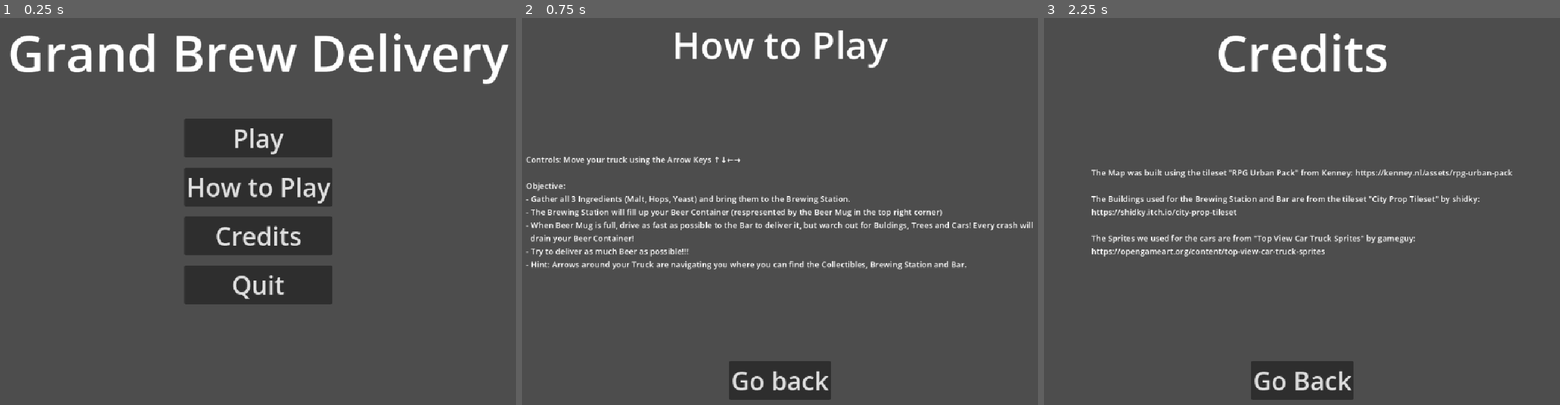
Above: before the commit, frames 1-3 (left to right).
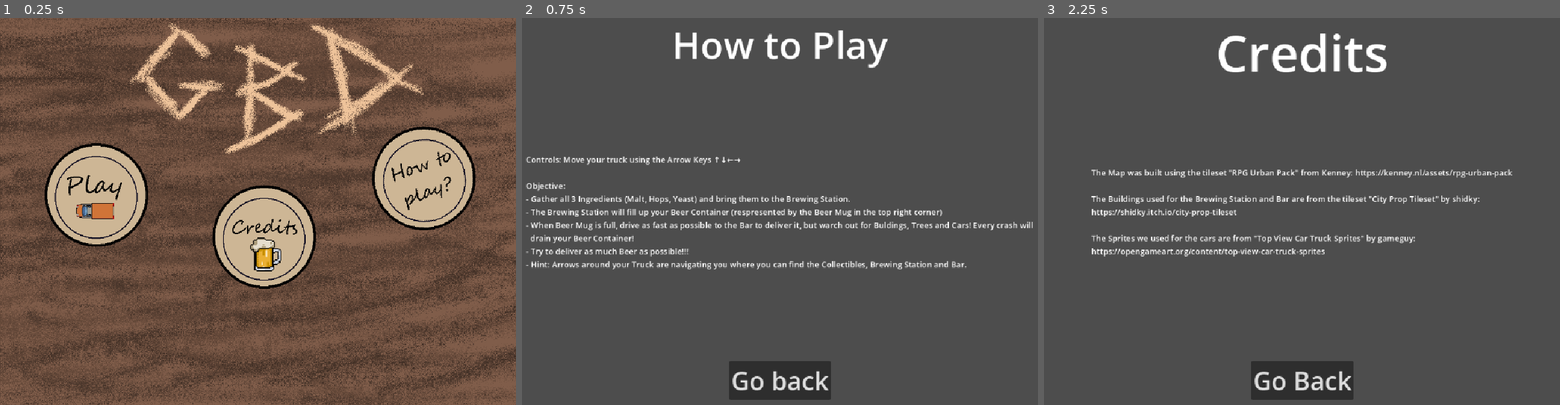
Above: after the commit, the same moments.

Repository: BastianTnd/grand-brew-delivery
Game: Godot game, scene res://Game/MainMenu/main_menu.tscn
Two runs of this game, one before a commit and one after it. Both use one fixed random seed, a clock stepped at 60 frames per second and the inputs below.
Inputs (mouse positions are in pixels of both pictures, inside the frame that each line leads up to; where the layout moved, square brackets give the same spot in the first picture):
- Up to frame 1 (0.25 s): no input
- Up to frame 2 (0.75 s): click (945, 176) [780, 188] at 0.5 s
- Up to frame 3 (2.25 s): click "Go back" at 1.25 s; click (1307, 238) [1302, 234] at 2 s

The runs differ from the first frame. In frame 1, 85% of the frame differs, in the area x 0-100%, y 0-100%; in frame 2, nothing differs; in frame 3, nothing differs.

Commit message:
ui/graphic(main_menu):
- added Titlescreen
- adapted buttons to the new screen

Diff:
--- a/godot_project/Game/MainMenu/main_menu.tscn
+++ b/godot_project/Game/MainMenu/main_menu.tscn
@@ -1,6 +1,67 @@
 [gd_scene format=3 uid="uid://dgt0l04fc5n87"]
 
 [ext_resource type="Script" uid="uid://cr718xhxvb18p" path="res://Game/MainMenu/main_menu.gd" id="1_38cx4"]
+[ext_resource type="Texture2D" uid="uid://g5lxe1nduba6" path="res://Game/Titlescreen.png" id="2_8c8b4"]
+
+[sub_resource type="StyleBoxFlat" id="StyleBoxFlat_s6luv"]
+draw_center = false
+corner_radius_top_left = 100
+corner_radius_top_right = 100
+corner_radius_bottom_right = 100
+corner_radius_bottom_left = 100
+
+[sub_resource type="StyleBoxFlat" id="StyleBoxFlat_p0buh"]
+bg_color = Color(0.09803922, 0.09803922, 0.09803922, 0.25490198)
+corner_radius_top_left = 100
+corner_radius_top_right = 100
+corner_radius_bottom_right = 100
+corner_radius_bottom_left = 100
+
+[sub_resource type="StyleBoxFlat" id="StyleBoxFlat_y18uc"]
+bg_color = Color(0.09803922, 0.09803922, 0.09803922, 0.25490198)
+corner_radius_top_left = 100
+corner_radius_top_right = 100
+corner_radius_bottom_right = 100
+corner_radius_bottom_left = 100
+
+[sub_resource type="StyleBoxFlat" id="StyleBoxFlat_052h3"]
+draw_center = false
+corner_radius_top_left = 100
+corner_radius_top_right = 100
+corner_radius_bottom_right = 100
+corner_radius_bottom_left = 100
+
+[sub_resource type="StyleBoxFlat" id="StyleBoxFlat_5g5lb"]
+bg_color = Color(0.09803922, 0.09803922, 0.09803922, 0.25490198)
+corner_radius_top_left = 100
+corner_radius_top_right = 100
+corner_radius_bottom_right = 100
+corner_radius_bottom_left = 100
+
+[sub_resource type="StyleBoxFlat" id="StyleBoxFlat_trxfs"]
+bg_color = Color(0.09803922, 0.09803922, 0.09803922, 0.25490198)
+corner_radius_top_left = 100
+corner_radius_top_right = 100
+corner_radius_bottom_right = 100
+corner_radius_bottom_left = 100
+
+[sub_resource type="StyleBoxFlat" id="StyleBoxFlat_57bh4"]
+draw_center = false
+corner_radius_top_left = 100
+corner_radius_top_right = 100
+corner_radius_bottom_right = 100
+corner_radius_bottom_left = 100
+
+[sub_resource type="StyleBoxFlat" id="StyleBoxFlat_2lp7i"]
+bg_color = Color(0.09803922, 0.09803922, 0.09803922, 0.25490198)
+draw_center = false
+
+[sub_resource type="StyleBoxFlat" id="StyleBoxFlat_8c8b4"]
+bg_color = Color(0.0965974, 0.0965974, 0.0965974, 0.25490198)
+corner_radius_top_left = 100
+corner_radius_top_right = 100
+corner_radius_bottom_right = 100
+corner_radius_bottom_left = 100
 
 [node name="MainMenu" type="Control" unique_id=622818383]
 layout_mode = 3
@@ -11,17 +72,11 @@
 grow_vertical = 2
 script = ExtResource("1_38cx4")
 
-[node name="MarginContainerTitle" type="MarginContainer" parent="." unique_id=2110013862]
-layout_mode = 1
-anchors_preset = 5
-anchor_left = 0.5
-anchor_right = 0.5
-grow_horizontal = 2
-
-[node name="Title" type="Label" parent="MarginContainerTitle" unique_id=1452438040]
-layout_mode = 2
-theme_override_font_sizes/font_size = 100
-text = "Grand Brew Delivery"
+[node name="TextureRect" type="TextureRect" parent="." unique_id=1085051402]
+layout_mode = 0
+offset_right = 40.0
+offset_bottom = 40.0
+texture = ExtResource("2_8c8b4")
 
 [node name="MarginContainerButtons" type="MarginContainer" parent="." unique_id=1739954162]
 layout_mode = 1
@@ -42,27 +97,36 @@
 size_flags_horizontal = 4
 theme_override_constants/separation = 20
 
-[node name="Play" type="Button" parent="MarginContainerButtons/VBoxContainer" unique_id=1367522581]
-layout_mode = 2
-theme_override_font_sizes/font_size = 50
-text = "Play"
+[node name="Play" type="Button" parent="." unique_id=1367522581]
+layout_mode = 0
+offset_left = 92.0
+offset_top = 252.0
+offset_right = 291.0
+offset_bottom = 451.0
+theme_override_styles/normal = SubResource("StyleBoxFlat_s6luv")
+theme_override_styles/pressed = SubResource("StyleBoxFlat_p0buh")
+theme_override_styles/hover = SubResource("StyleBoxFlat_y18uc")
 
-[node name="HowToPlay" type="Button" parent="MarginContainerButtons/VBoxContainer" unique_id=2014154106]
-layout_mode = 2
-theme_override_font_sizes/font_size = 50
-text = "How to Play"
+[node name="Credits" type="Button" parent="." unique_id=1556261744]
+layout_mode = 0
+offset_left = 426.0
+offset_top = 335.0
+offset_right = 626.0
+offset_bottom = 536.0
+theme_override_styles/normal = SubResource("StyleBoxFlat_052h3")
+theme_override_styles/pressed = SubResource("StyleBoxFlat_5g5lb")
+theme_override_styles/hover = SubResource("StyleBoxFlat_trxfs")
 
-[node name="Credits" type="Button" parent="MarginContainerButtons/VBoxContainer" unique_id=1556261744]
-layout_mode = 2
-theme_override_font_sizes/font_size = 50
-text = "Credits"
+[node name="HowToPlay" type="Button" parent="." unique_id=2014154106]
+layout_mode = 0
+offset_left = 738.0
+offset_top = 216.0
+offset_right = 945.0
+offset_bottom = 421.0
+theme_override_styles/normal = SubResource("StyleBoxFlat_57bh4")
+theme_override_styles/pressed = SubResource("StyleBoxFlat_2lp7i")
+theme_override_styles/hover = SubResource("StyleBoxFlat_8c8b4")
 
-[node name="Quit" type="Button" parent="MarginContainerButtons/VBoxContainer" unique_id=652781529]
-layout_mode = 2
-theme_override_font_sizes/font_size = 50
-text = "Quit"
-
-[connection signal="pressed" from="MarginContainerButtons/VBoxContainer/Play" to="." method="_on_play_pressed"]
-[connection signal="pressed" from="MarginContainerButtons/VBoxContainer/HowToPlay" to="." method="_on_how_to_play_pressed"]
-[connection signal="pressed" from="MarginContainerButtons/VBoxContainer/Credits" to="." method="_on_credits_pressed"]
-[connection signal="pressed" from="MarginContainerButtons/VBoxContainer/Quit" to="." method="_on_quit_pressed"]
+[connection signal="pressed" from="Play" to="." method="_on_play_pressed"]
+[connection signal="pressed" from="Credits" to="." method="_on_credits_pressed"]
+[connection signal="pressed" from="HowToPlay" to="." method="_on_how_to_play_pressed"]
Binary file added: godot_project/Game/Titlescreen.png
Not shown, added: godot_project/Game/Titlescreen.png.import
